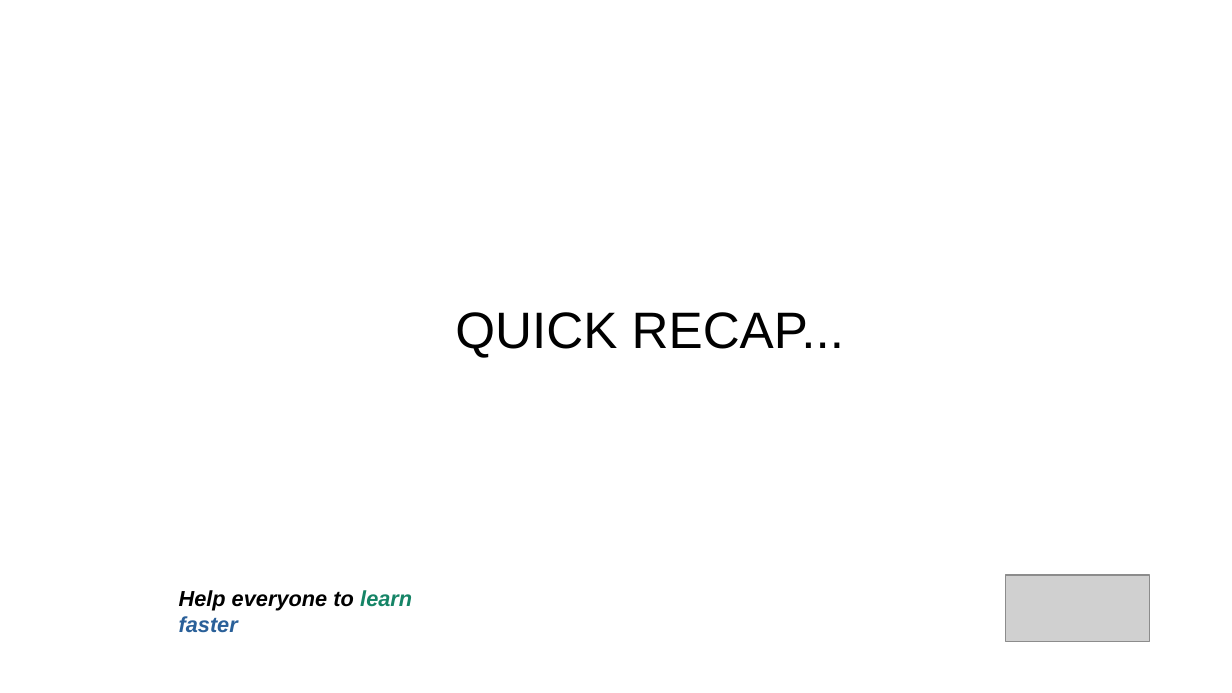
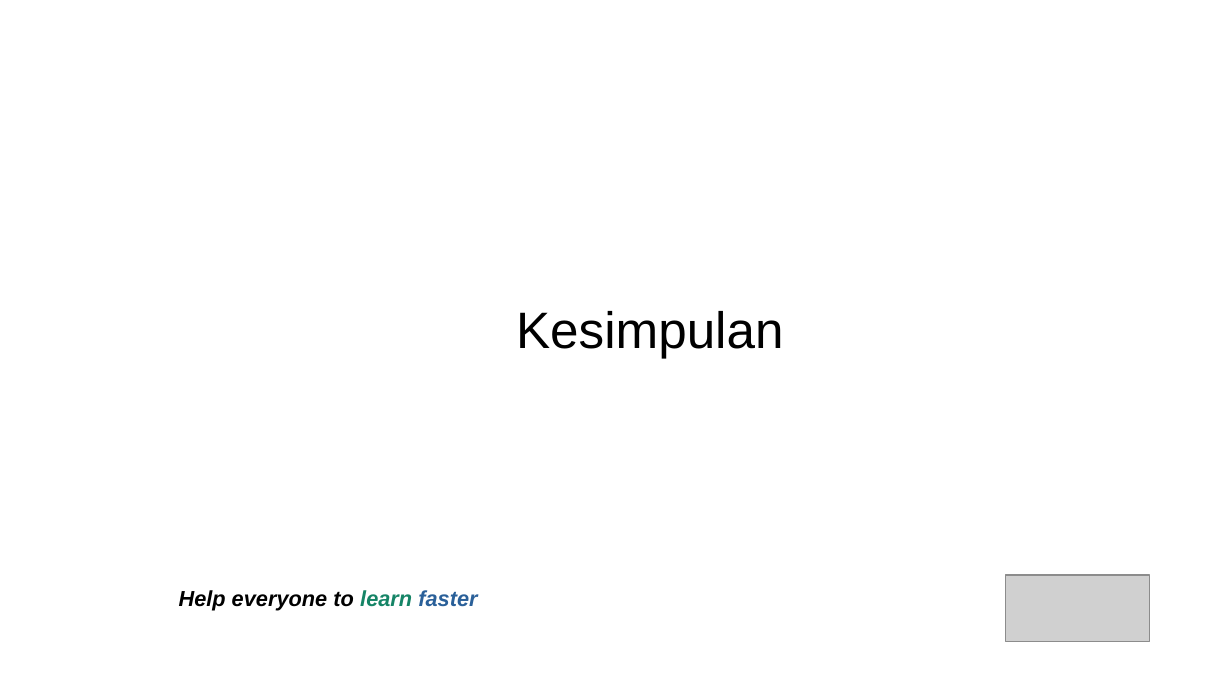
Before and after one commit to jejaksaid/course-flc, a slide deck: slide 69 of Time Management/time-management.pptx. Drawn at 1232x693 pixels with LibreOffice and Linux fonts; fonts in the diff are those of the drawing; grey boxes stand for pictures; background and template pictures are left out. Boxes give left, top, right and bottom in pixels: in the first picture for what was removed or moved away, otherwise in the second. Text is boxed around its words. In the diff, an @@ line names an element or a change of style, - is before the commit and + after.

```diff
--- a/Time Management/time-management.pptx
+++ b/Time Management/time-management.pptx
@@ text at <box>516,311,783,358</box>: text changed @@
-QUICK RECAP...
+Kesimpulan
@@ text "Help everyone to learn faster" rewrapped from <box>179,590,412,633</box> to <box>179,590,477,611</box> @@
```
Also in this commit, not shown: 56 other slides changed, 1 slide added, 1 slide removed, 2 other files.
